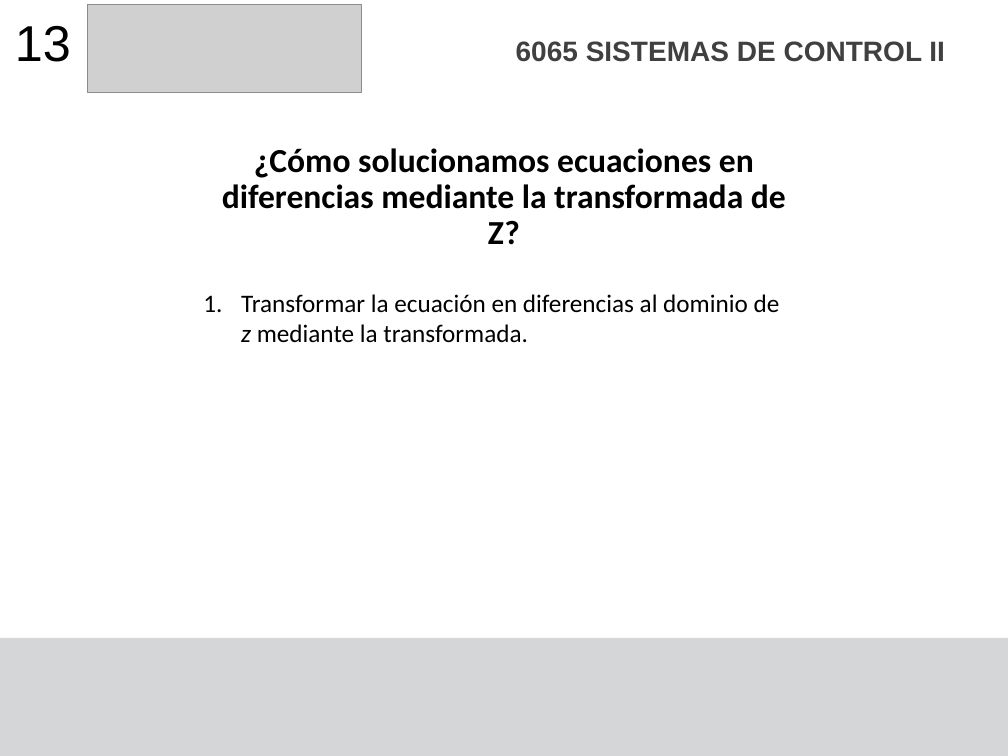
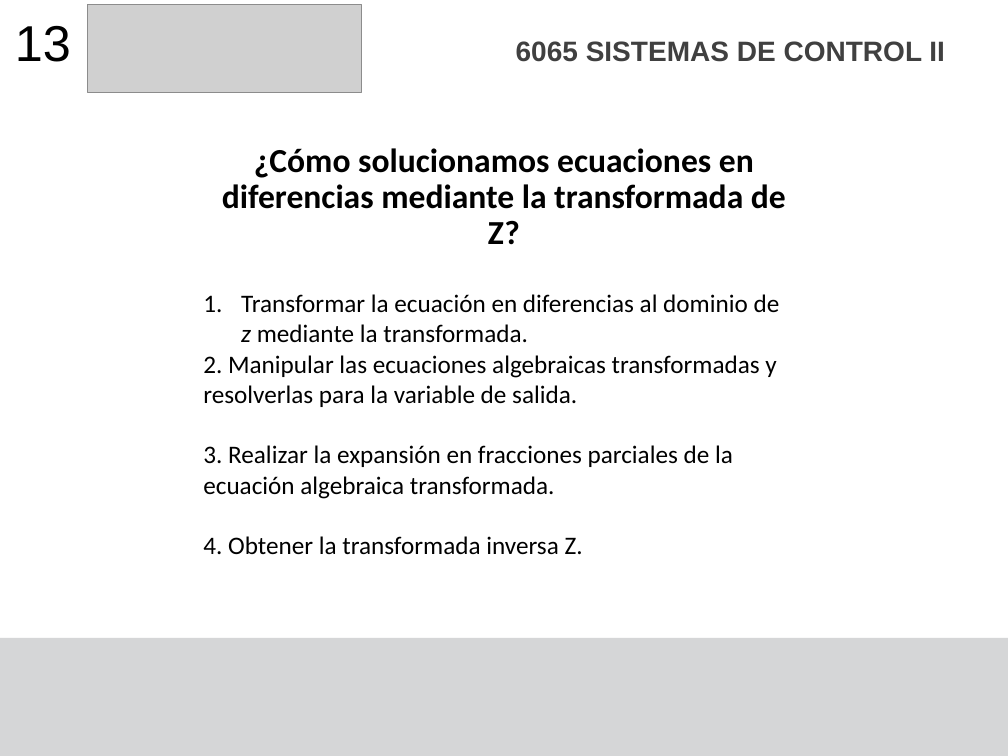
Before and after one commit to F4bian1012/Sistemas-de-Control-II---Ingenier-a-Mecatr-nica, a slide deck: slide 13 of Sesión_3/Representacion Sistemas Transformada Z.pptx. Drawn at 1008x756 pixels with LibreOffice and Linux fonts; fonts in the diff are those of the drawing; grey boxes stand for pictures. Boxes give left, top, right and bottom in pixels: in the first picture for what was removed or moved away, otherwise in the second. Text is boxed around its words. In the diff, an @@ line names an element or a change of style, - is before the commit and + after.

```diff
--- a/Sesión_3/Representacion Sistemas Transformada Z.pptx
+++ b/Sesión_3/Representacion Sistemas Transformada Z.pptx
@@ text at [203,355,776,555]: paragraphs added @@
+2. Manipular las ecuaciones algebraicas transformadas y resolverlas para la variable de salida.
+3. Realizar la expansión en fracciones parciales de la ecuación algebraica transformada.
+4. Obtener la transformada inversa Z.
```
Also in this commit, not shown: 7 other slides changed, 1 slide added, 1 slide removed, 3 other files.
